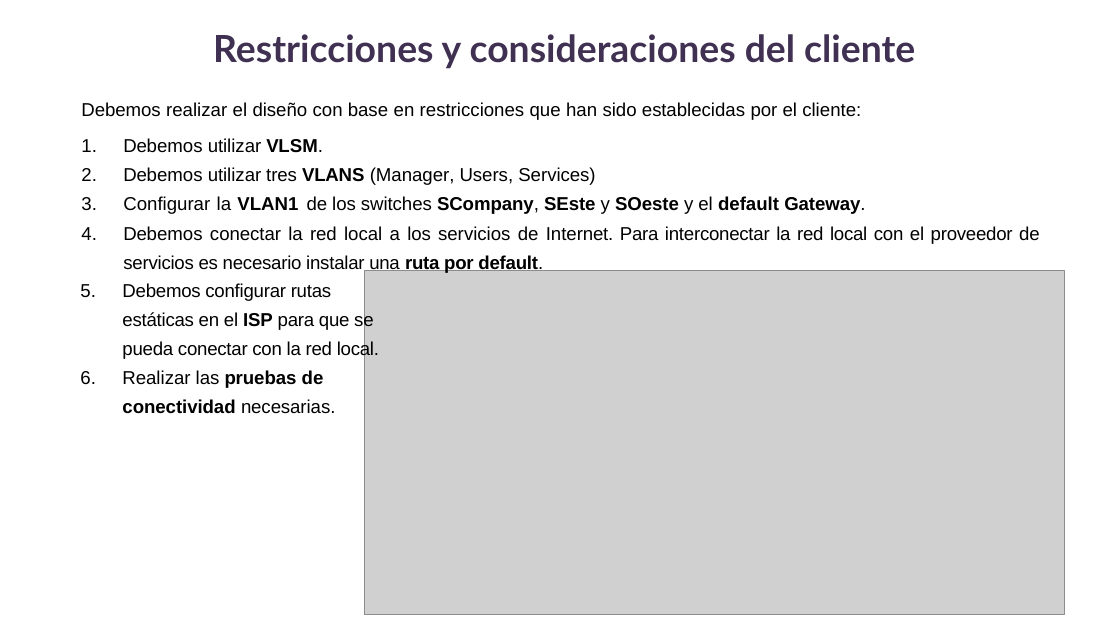
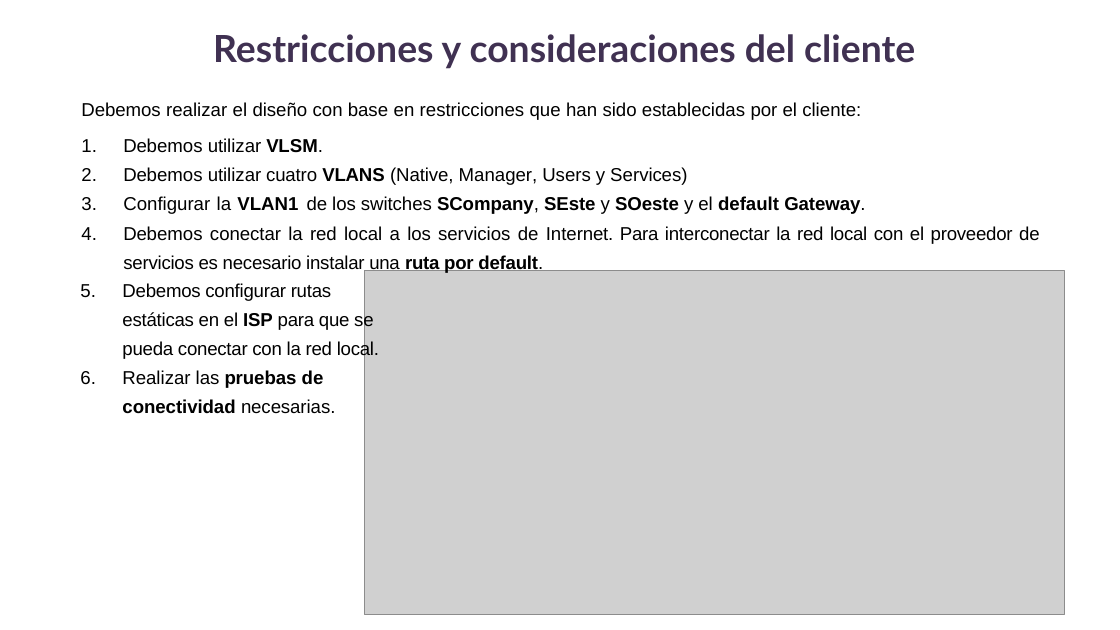
Before and after one commit to lizetheP/WAN, a slide deck: slide 4 of Calendario2024/Ejercicios/E2_VLAN_2024/Ejer2_VLANs.pptx. Drawn at 1120x630 pixels with LibreOffice and Linux fonts; fonts in the diff are those of the drawing; grey boxes stand for pictures. Boxes give left, top, right and bottom in pixels: in the first picture for what was removed or moved away, otherwise in the second. Text is boxed around its words. In the diff, an @@ line names an element or a change of style, - is before the commit and + after.

```diff
--- a/Calendario2024/Ejercicios/E2_VLAN_2024/Ejer2_VLANs.pptx
+++ b/Calendario2024/Ejercicios/E2_VLAN_2024/Ejer2_VLANs.pptx
@@ text at [123, 167, 687, 185]: text changed @@
-2. Debemos utilizar tres VLANS (Manager, Users, Services)
+2. Debemos utilizar cuatro VLANS (Native, Manager, Users y Services)
```
Also in this commit, not shown: 1 other file.
